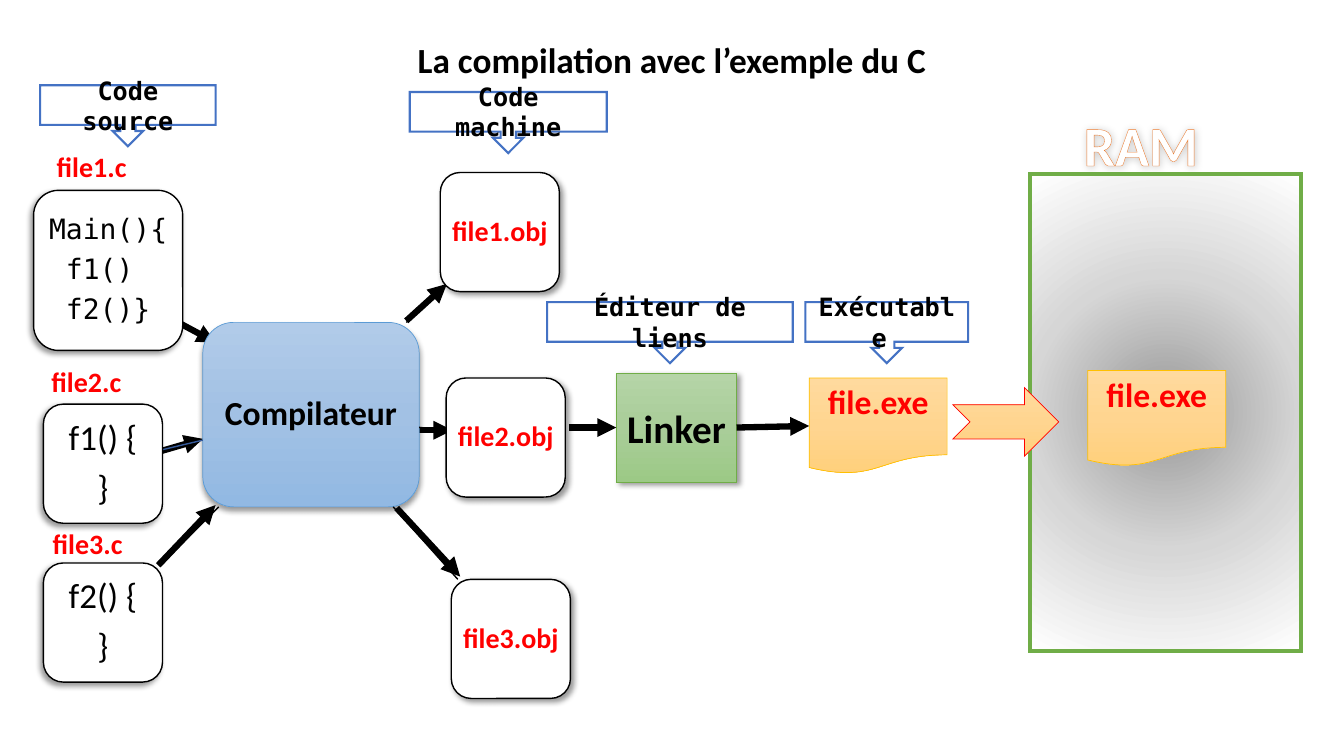
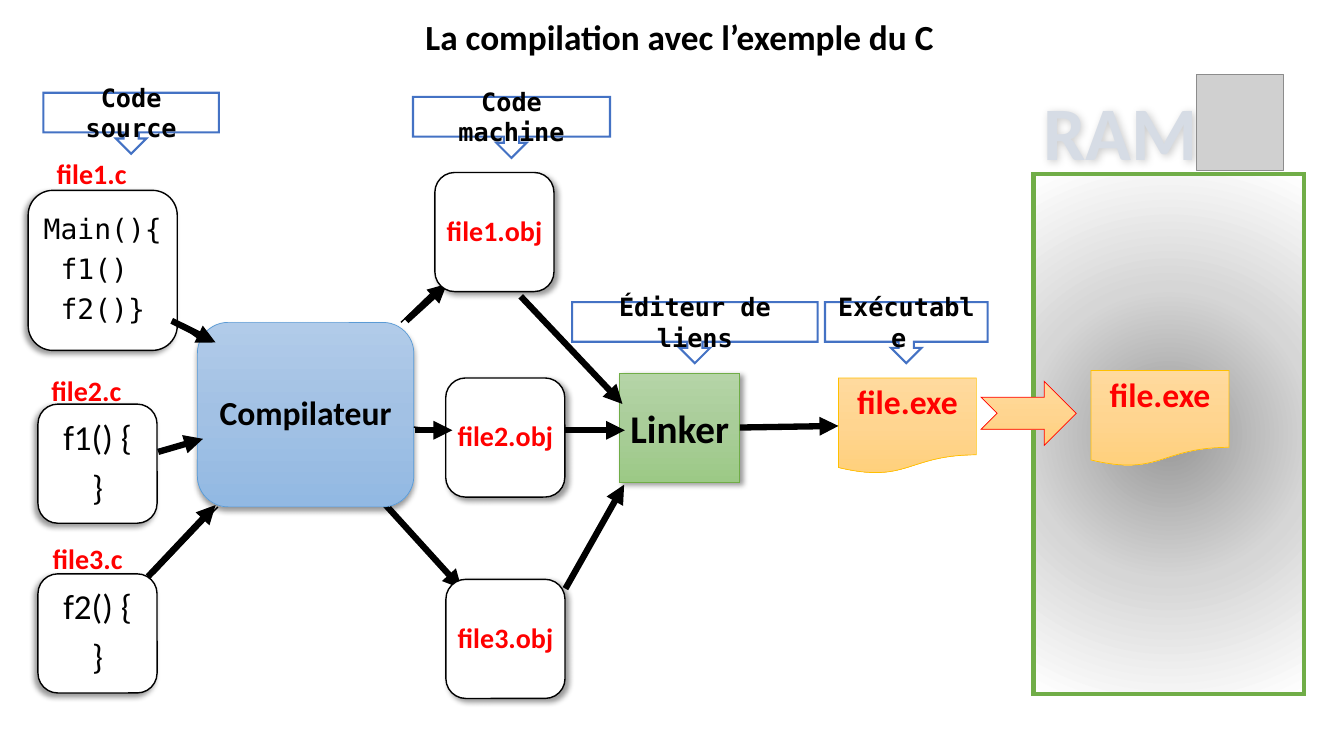
Before and after one commit to Djamelikra/javaSetup, a slide deck: slide 4 of javaInstall/Installer l’environnement de développement java.pptx. Drawn at 1344x756 pixels with LibreOffice and Linux fonts; fonts in the diff are those of the drawing; grey boxes stand for pictures. Boxes give left, top, right and bottom in pixels: in the first picture for what was removed or moved away, otherwise in the second. Text is boxed around its words. In the diff, an @@ line names an element or a change of style, - is before the commit and + after.

```diff
--- a/javaInstall/Installer l’environnement de développement java.pptx
+++ b/javaInstall/Installer l’environnement de développement java.pptx
@@ title "La compilation avec l’exemple du ...": place and size @@
-title "La compilation avec l’exemple du ..." at <box>418,47,926,79</box>
+title "La compilation avec l’exemple du ..." at <box>425,24,934,56</box>
@@ down arrow callout "Code source": place and size @@
-down arrow callout "Code source" at <box>40,86,216,147</box>
+down arrow callout "Code source" at <box>43,93,219,154</box>
@@ text "RAM": place and size @@
-text "RAM" at <box>1084,129,1198,176</box>
+text "RAM" at <box>1043,98,1197,176</box>
@@ text "RAM" at <box>1043,98,1197,176</box>: size 40 to 54 pt, text colour #FFFFFF to pattern #44546A on #D6DCE5, letter outline #ED7D31 0.52 pt to #333F50 1 pt @@
@@ picture added at <box>1197,75,1284,171</box> @@
@@ down arrow callout "Code machine": place and size @@
-down arrow callout "Code machine" at <box>410,92,607,153</box>
+down arrow callout "Code machine" at <box>413,97,610,158</box>
@@ text "file1.c" rewrapped from <box>57,157,127,178</box> to <box>57,164,127,191</box> @@
@@ rectangle: place and size @@
-rectangle at <box>1030,174,1302,651</box>
+rectangle at <box>1033,174,1305,695</box>
@@ arrow added from (521, 296) to (623, 404), #000000 4.5 pt @@
@@ down arrow callout "Éditeur de liens": place and size @@
-down arrow callout "Éditeur de liens" at <box>547,302,793,364</box>
+down arrow callout "Éditeur de liens" at <box>573,302,819,364</box>
@@ arrow moved from (180, 324) - (216, 343) to (171, 321) - (216, 343) @@
@@ down arrow callout "Exécutable": place and size @@
-down arrow callout "Exécutable" at <box>806,302,968,364</box>
+down arrow callout "Exécutable" at <box>825,302,987,364</box>
@@ text "file2.c" rewrapped from <box>51,372,121,393</box> to <box>51,381,121,406</box> @@
@@ rectangle "Linker": place and size @@
-rectangle "Linker" at <box>616,373,736,482</box>
+rectangle "Linker" at <box>620,373,740,482</box>
@@ flow chart document "file.exe": place and size @@
-flow chart document "file.exe" at <box>810,378,948,474</box>
+flow chart document "file.exe" at <box>839,378,977,474</box>
@@ notched right arrow: place and size @@
-notched right arrow at <box>953,388,1059,457</box>
+notched right arrow at <box>981,381,1076,446</box>
@@ 5 texts, 5 rounded rectangles, 4 freeform shapes: place and size @@
-5 texts, 5 rounded rectangles, 4 freeform shapes at <box>33,172,571,699</box>
+5 texts, 5 rounded rectangles, 4 freeform shapes at <box>28,172,565,699</box>
@@ freeform shape: place and size @@
-freeform shape at <box>420,428,447,431</box>
+freeform shape at <box>413,427,446,430</box>
@@ arrow moved from (570, 427) - (616, 427) to (566, 431) - (625, 431) @@
@@ arrow moved from (737, 427) - (810, 426) to (740, 427) - (839, 426) @@
@@ arrow moved from (158, 566) - (216, 505) to (148, 577) - (216, 505) @@
@@ freeform shape at <box>155,507,219,574</box>: rotation 135 to 133 degrees; outline redrawn @@
@@ arrow moved from (397, 508) - (461, 577) to (386, 505) - (462, 589) @@
@@ arrow added from (566, 589) to (624, 485), #000000 4.5 pt @@
@@ text "file3.c" rewrapped from <box>53,534,123,555</box> to <box>53,549,123,575</box> @@
@@ rounded rectangle: place and size @@
-rounded rectangle at <box>43,564,162,683</box>
+rounded rectangle at <box>38,574,157,693</box>
@@ text "f2() {": place and size @@
-text "f2() {" at <box>69,582,119,613</box>
+text "f2() {" at <box>63,593,113,624</box>
```
Also in this commit, not shown: 1 other file.
